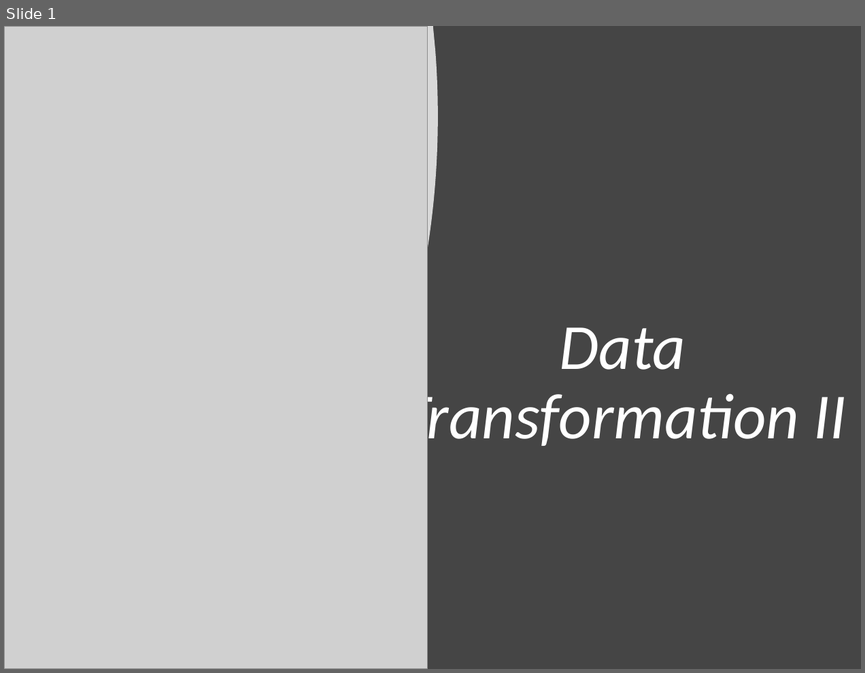
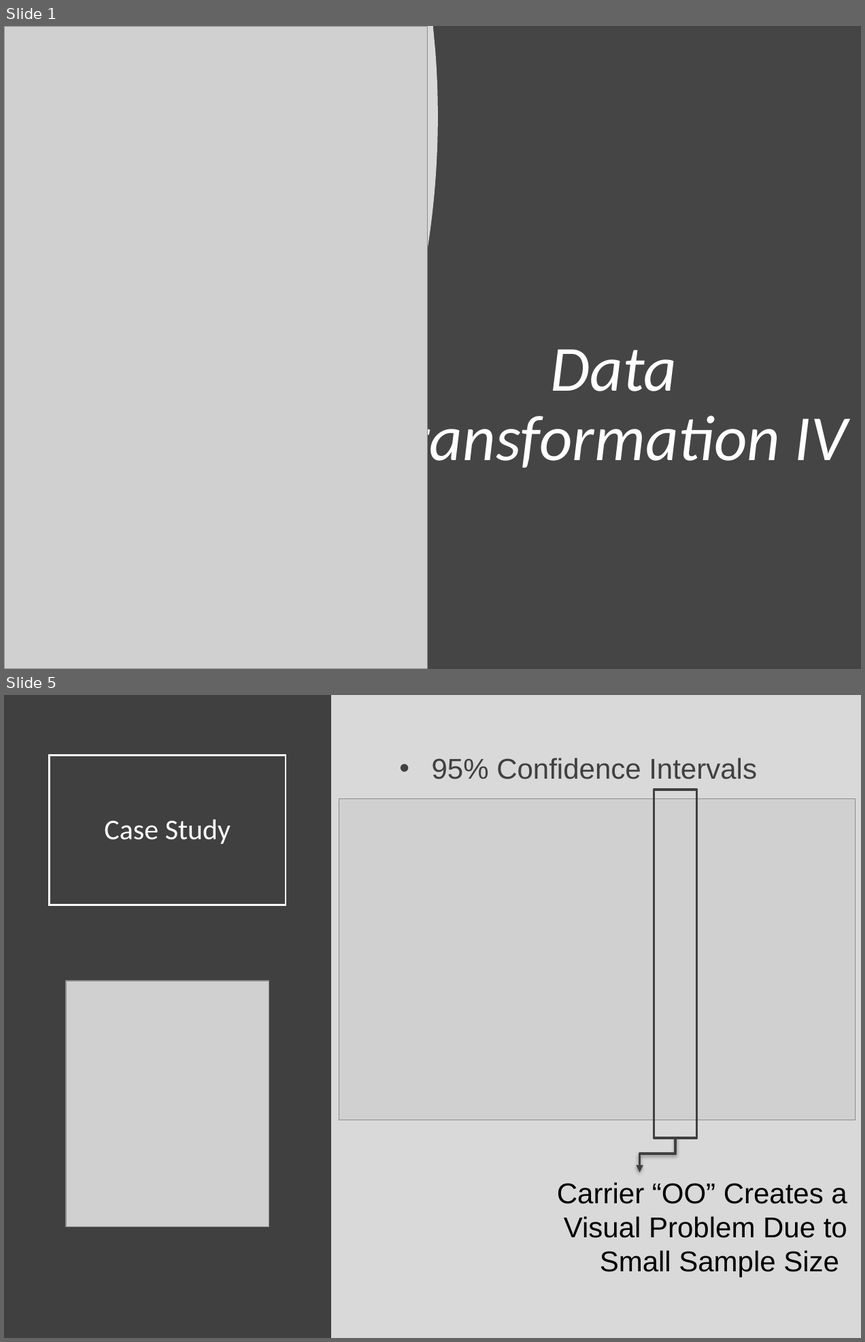
Before and after one commit to Yixf-Self/STOR320_WEBSITE, a slide deck: Lecture/Lecture 7/Lecture 7.pptx. Shown one above the other, each under a label of ours: slide 1 before the commit, slides 1 and 5 after it; the slides between them are not shown. The pictures are 865x673 and 865x1342 pixels, drawn with LibreOffice and Linux fonts; fonts in the diff are those of the drawing; grey boxes stand for pictures. Boxes give left, top, right and bottom in pixels: in the first picture for what was removed or moved away, otherwise in the second. Text is boxed around its words. In the diff, an @@ line names an element or a change of style, - is before the commit and + after.

```diff
--- a/Lecture/Lecture 7/Lecture 7.pptx
+++ b/Lecture/Lecture 7/Lecture 7.pptx
@@ slide 5 added at bbox=[4, 695, 861, 1338], background #D9D9D9 @@
@@ rectangle added at bbox=[4, 695, 331, 1338], fill #404040 @@
@@ title added at bbox=[50, 755, 286, 905], outline #FFFFFF 1.5 pt, 24 pt, text #FFFFFF @@
+Case Study
@@ text added at bbox=[432, 758, 757, 779], 24 pt, text #404040 @@
+• 95% Confidence Intervals
@@ rectangle added at bbox=[653, 790, 696, 1137], outline #404040 2 pt @@
@@ picture added at bbox=[339, 798, 855, 1120] @@
@@ picture added at bbox=[66, 981, 269, 1226] @@
@@ elbow arrow added from (675, 1136) to (640, 1172), #404040 2 pt @@
@@ text added at bbox=[557, 1182, 847, 1277], 24 pt, text #000000 @@
+Carrier “OO” Creates a Visual Problem Due to Small Sample Size
@@ slide 1 changed as well @@
@@ title at bbox=[379, 349, 847, 475]: text changed @@
-Data Transformation II
+Data Transformation IV
```
Also in this commit, not shown: 1 other slide changed, 4 other slides added, 1 slide removed, 19 other files.
